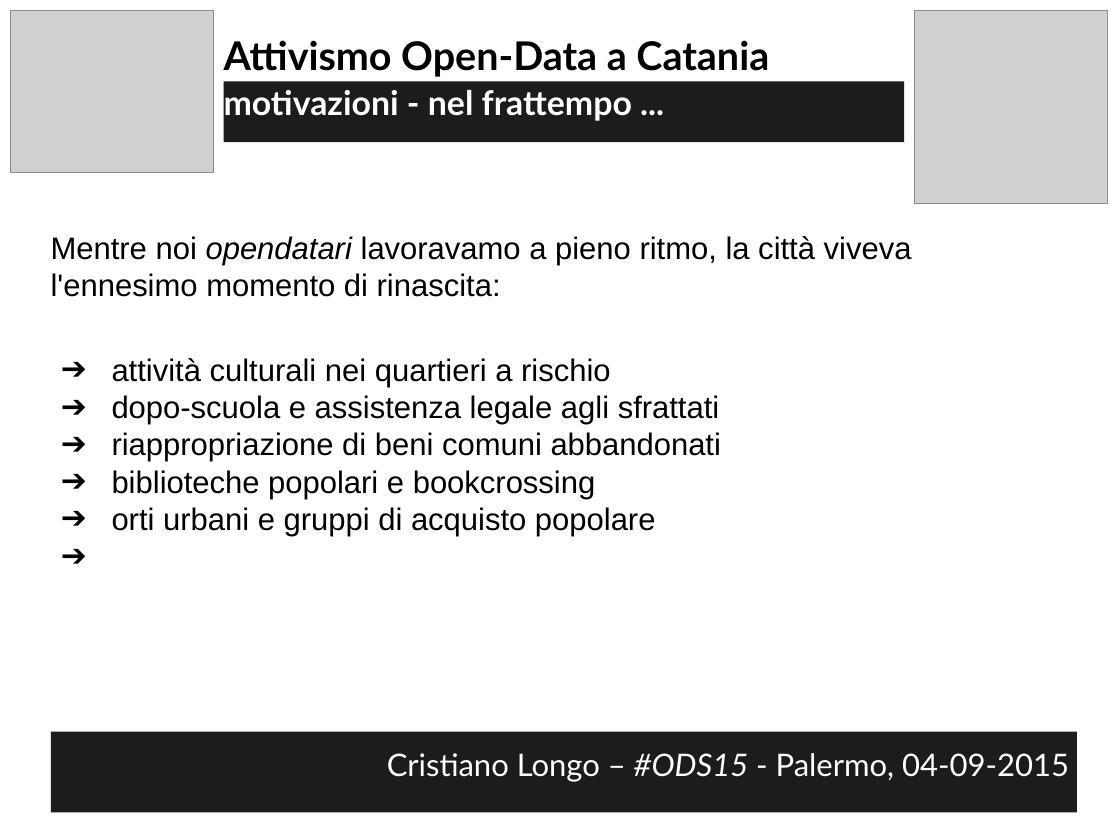
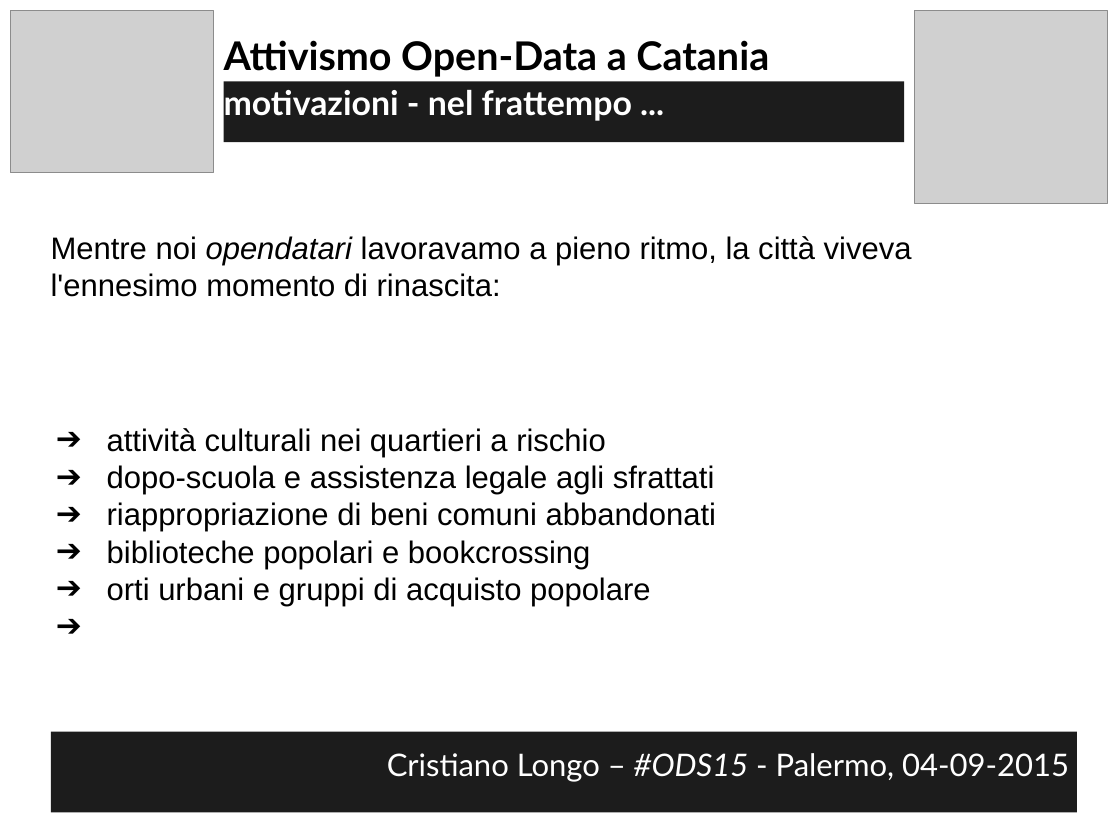
Before and after one commit to opendatahacklab/opendatahacklab.github.io, a slide deck: slide 41 of events/odt_ods15.odp. Drawn at 1120x840 pixels with LibreOffice and Linux fonts; fonts in the diff are those of the drawing; grey boxes stand for pictures. Boxes give left, top, right and bottom in pixels: in the first picture for what was removed or moved away, otherwise in the second. Text is boxed around its words. In the diff, an @@ line names an element or a change of style, - is before the commit and + after.

```diff
--- a/events/odt_ods15.odp
+++ b/events/odt_ods15.odp
@@ text "attività culturali nei quartieri a ...": place and size @@
-text "attività culturali nei quartieri a ..." at (112,358,721,536)
+text "attività culturali nei quartieri a ..." at (107,428,716,606)
```
Also in this commit, not shown: 3 other slides changed, 1 other file.
